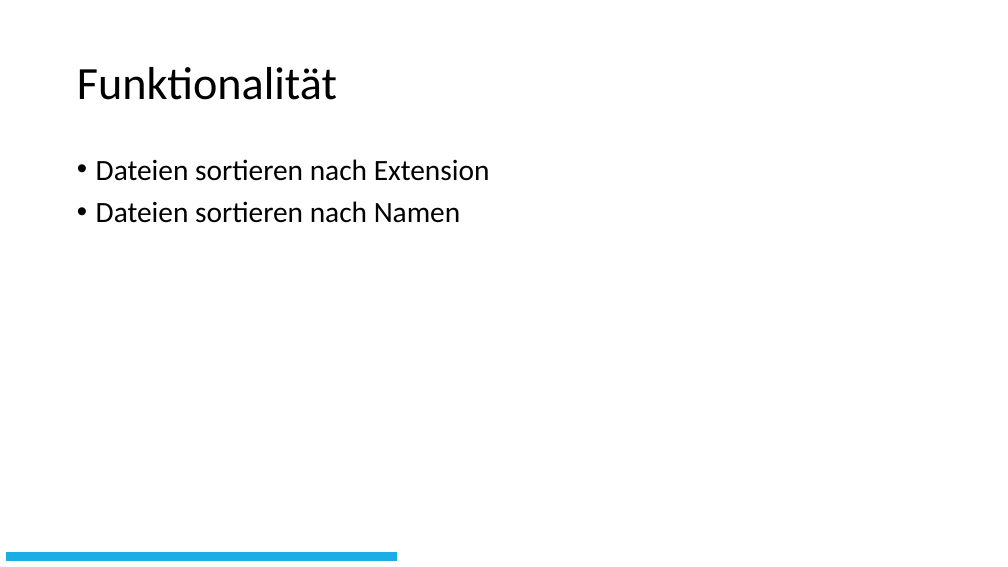
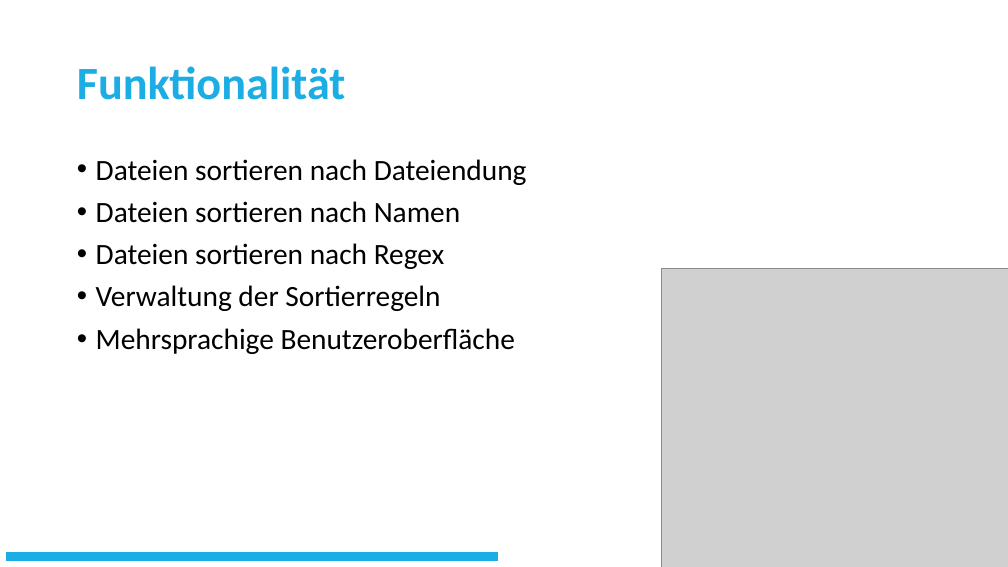
Before and after one commit to FireRedDev/DataOrganizer, a slide deck: slide 4 of Dokumentation/DataOrganizer.pptm. Drawn at 1008x567 pixels with LibreOffice and Linux fonts; fonts in the diff are those of the drawing; grey boxes stand for pictures. Boxes give left, top, right and bottom in pixels: in the first picture for what was removed or moved away, otherwise in the second. Text is boxed around its words. In the diff, an @@ line names an element or a change of style, - is before the commit and + after.

```diff
--- a/Dokumentation/DataOrganizer.pptm
+++ b/Dokumentation/DataOrganizer.pptm
@@ title "Funktionalität" at (x1=77, y1=66, x2=346, y2=100): text colour #000000 to #1CADE4, bold on @@
@@ text at (x1=96, y1=159, x2=527, y2=185): text changed @@
-• Dateien sortieren nach Extension
+• Dateien sortieren nach Dateiendung
@@ text at (x1=96, y1=243, x2=515, y2=354): paragraphs added @@
+• Dateien sortieren nach Regex
+• Verwaltung der Sortierregeln
+• Mehrsprachige Benutzeroberfläche
@@ picture added at (x1=662, y1=268, x2=1008, y2=567) @@
@@ rectangle resized from (x1=5, y1=551, x2=398, y2=562) to (x1=5, y1=551, x2=499, y2=562) @@
```
Also in this commit, not shown: 5 other slides changed, 1 slide removed, 2 other files.
